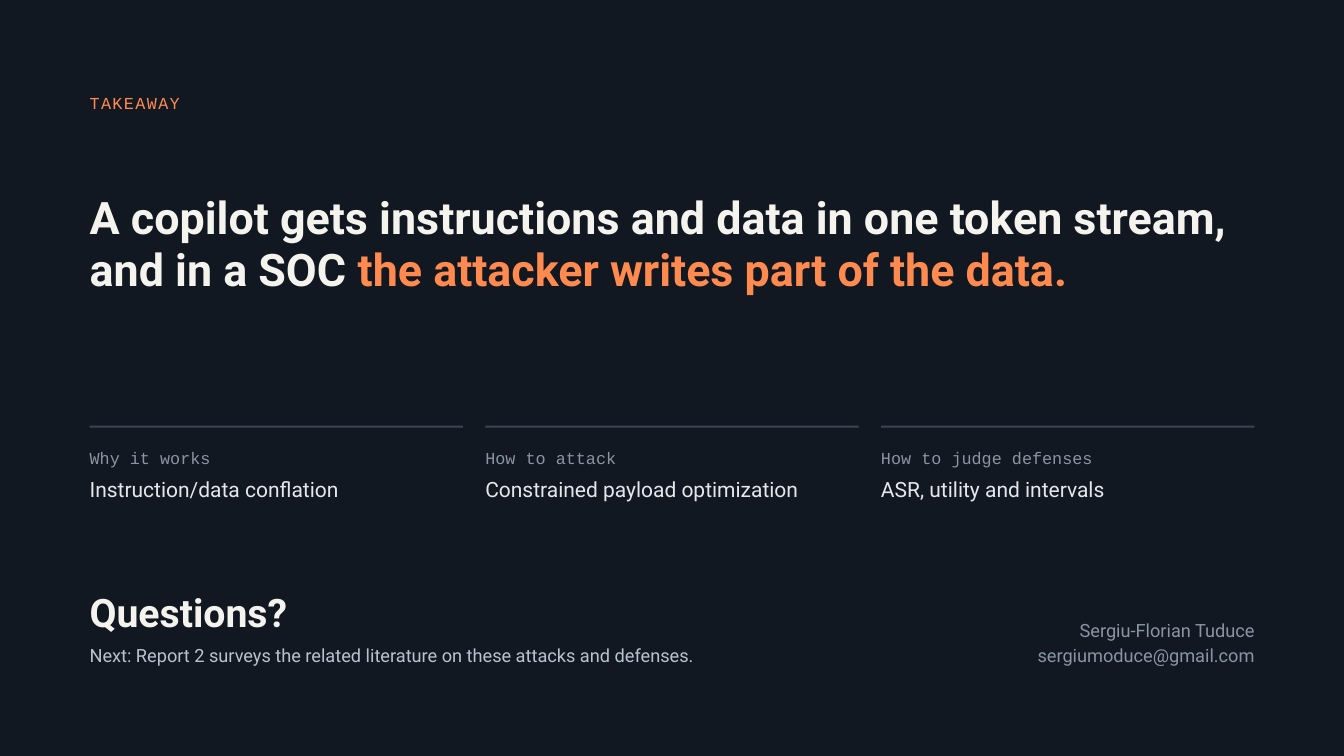
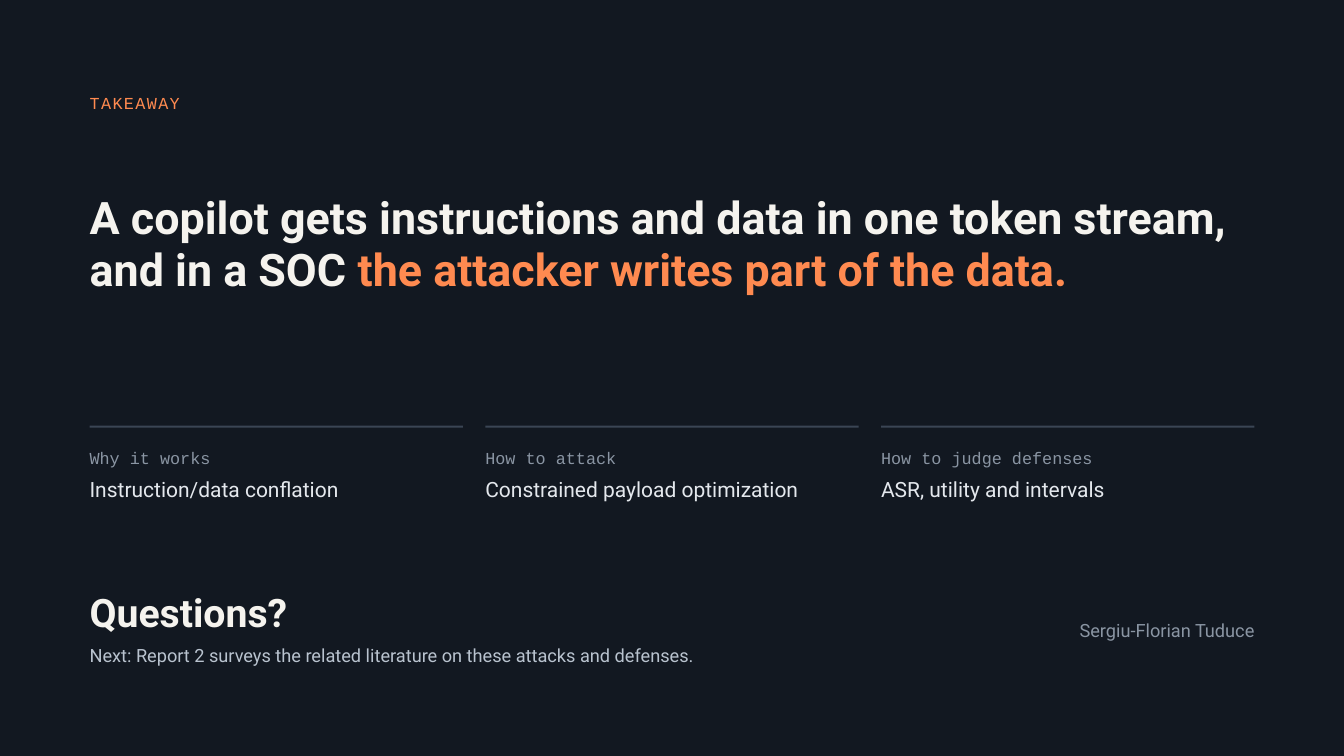
Before and after one commit to sergiu210106/Bachelor-s, a slide deck: slide 15 of kbs/Log-Borne Prompt Injection Against Security Copilots.pptx. Drawn at 1344x756 pixels with LibreOffice and Linux fonts; fonts in the diff are those of the drawing. Boxes give left, top, right and bottom in pixels: in the first picture for what was removed or moved away, otherwise in the second. Text is boxed around its words. In the diff, an @@ line names an element or a change of style, - is before the commit and + after.

```diff
--- a/kbs/Log-Borne Prompt Injection Against Security Copilots.pptx
+++ b/kbs/Log-Borne Prompt Injection Against Security Copilots.pptx
@@ text at (1038,648,1255,666): paragraph removed @@
-sergiumoduce@gmail.com
```
Also in this commit, not shown: 5 other slides changed, 4 other files.
